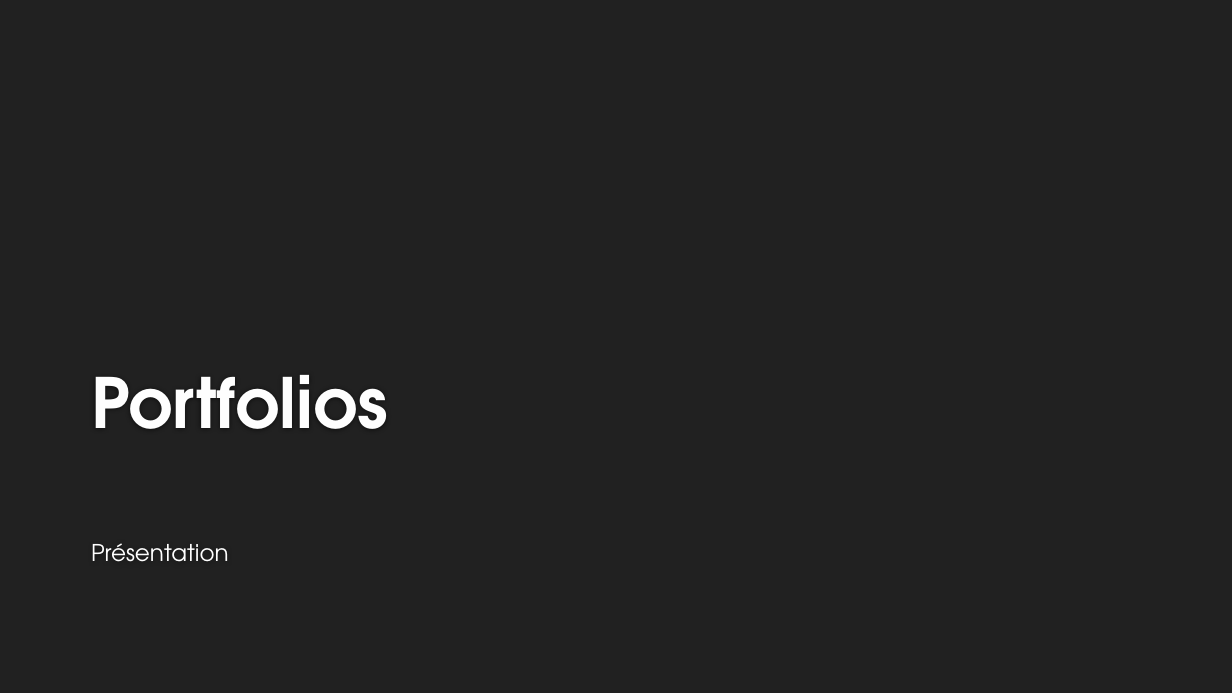
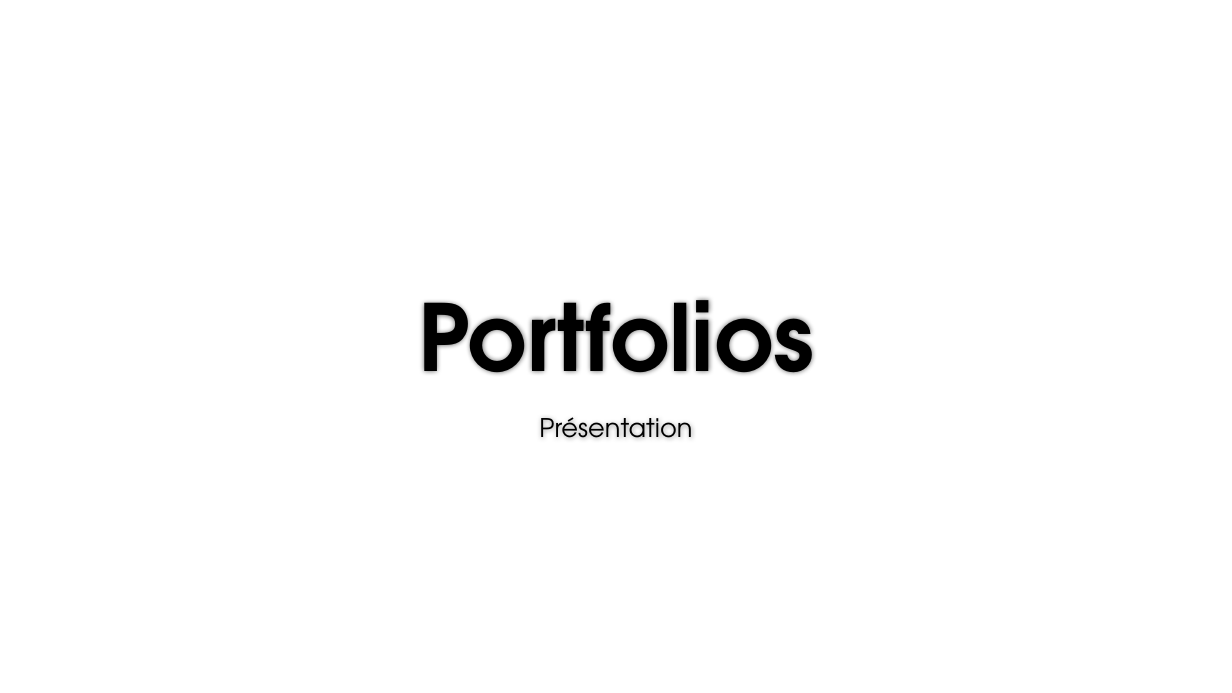
Before and after one commit to DevSell/final, a slide deck: slide 1 of Web/presentation.pptx. Drawn at 1232x693 pixels with LibreOffice and Linux fonts; fonts in the diff are those of the drawing; background and template pictures are left out. Boxes give left, top, right and bottom in pixels: in the first picture for what was removed or moved away, otherwise in the second. Text is boxed around its words. In the diff, an @@ line names an element or a change of style, - is before the commit and + after.

```diff
--- a/Web/presentation.pptx
+++ b/Web/presentation.pptx
@@ background #212121 to #FFFFFF @@
@@ title "Portfolios": place and size @@
-title "Portfolios" at [91,375,388,429]
+title "Portfolios" at [418,298,814,374]
@@ title "Portfolios" at [418,298,814,374]: size 54 to 72 pt, text colour #FEFEFE to #000000; alignment left to centre @@
@@ subtitle "Présentation": place and size @@
-subtitle "Présentation" at [91,543,229,562]
+subtitle "Présentation" at [539,417,692,438]
@@ subtitle "Présentation" at [539,417,692,438]: size 18 to 20 pt, text colour #FFFFFF to #000000; alignment left to centre @@
```
Also in this commit, not shown: 9 other slides changed, 1 slide added, 4 other files.
